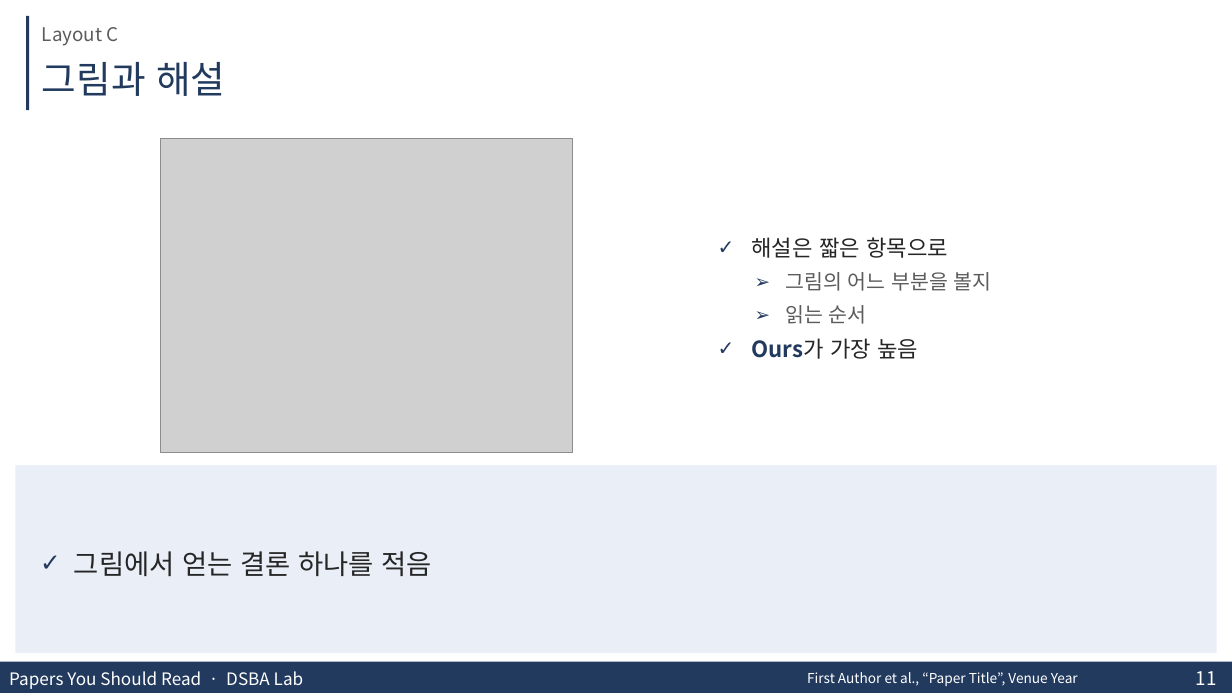
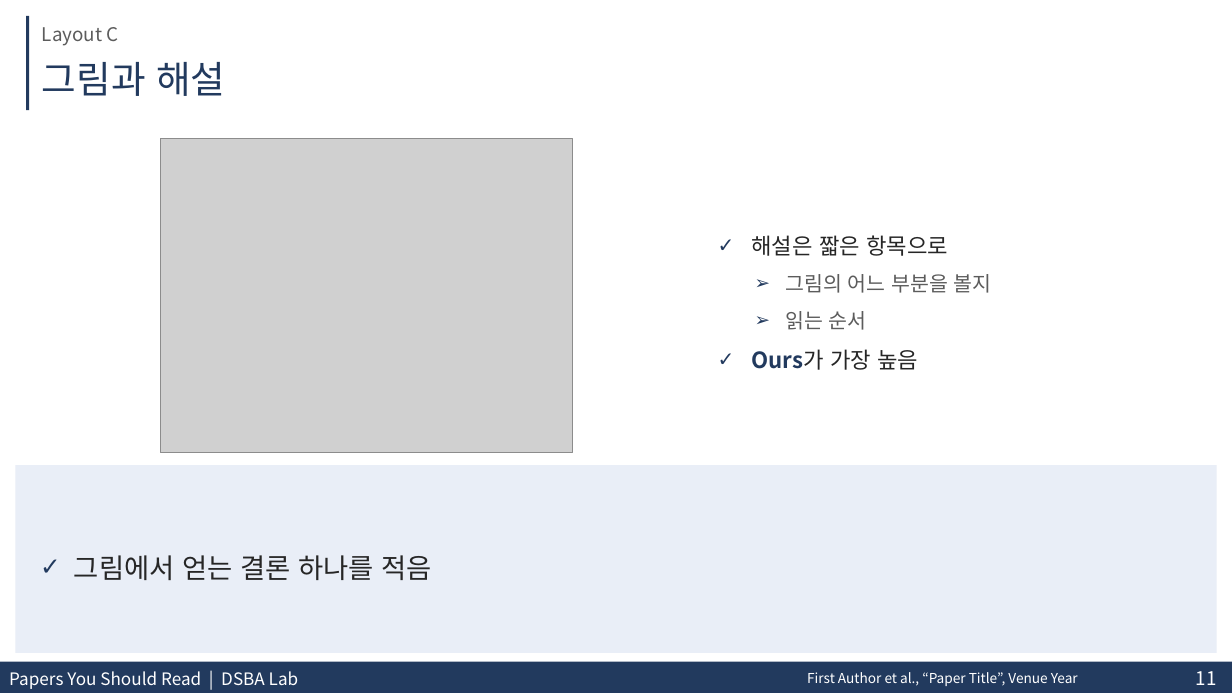
Before and after one commit to KimJaehee0725/research-slides, a slide deck: slide 11 of assets/research-slides-template.pptx. Drawn at 1232x693 pixels with LibreOffice and Linux fonts; fonts in the diff are those of the drawing; grey boxes stand for pictures; background and template pictures are left out. Boxes give left, top, right and bottom in pixels: in the first picture for what was removed or moved away, otherwise in the second. Text is boxed around its words. In the diff, an @@ line names an element or a change of style, - is before the commit and + after.

```diff
--- a/assets/research-slides-template.pptx
+++ b/assets/research-slides-template.pptx
@@ text "해설은 짧은 항목으로" at [752,235,992,370]: line spacing 1.2 to 1.5; less space between paragraphs @@
@@ text "그림에서 얻는 결론 하나를 적음" at [15,465,1217,653]: line spacing 1.25 to 1.5; less space between paragraphs @@
@@ text at [9,671,299,689]: text changed @@
-Papers You Should Read · DSBA Lab
+Papers You Should Read | DSBA Lab
```
Also in this commit, not shown: 15 other slides changed, 10 other files.
